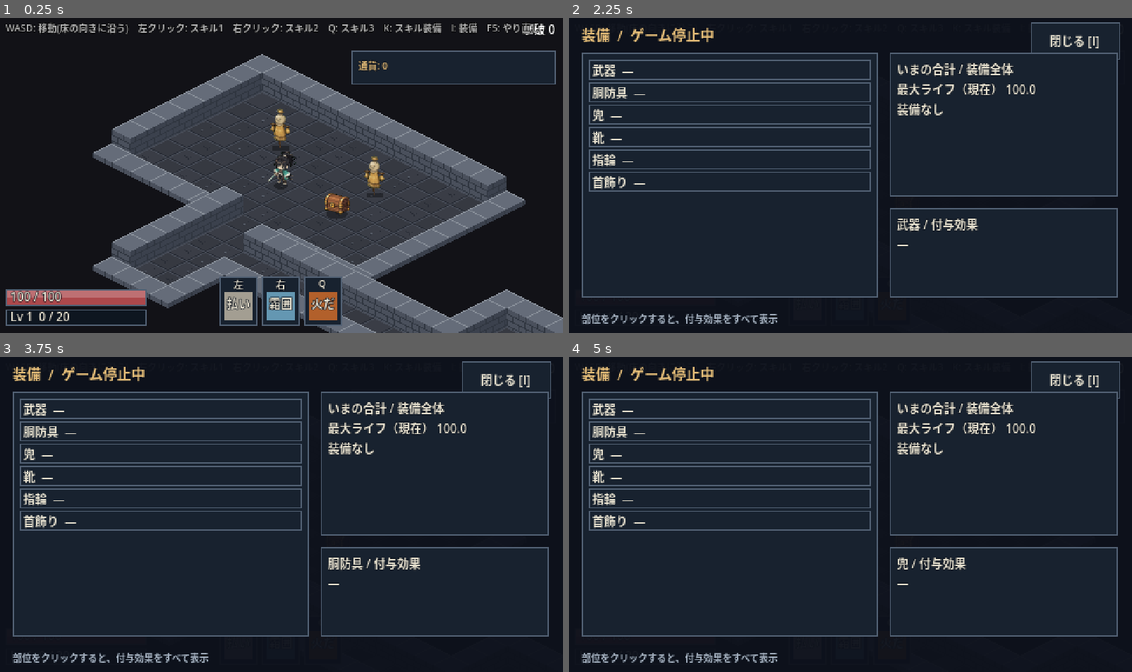
Above: before the commit, frames 1-4 (two rows, left to right).
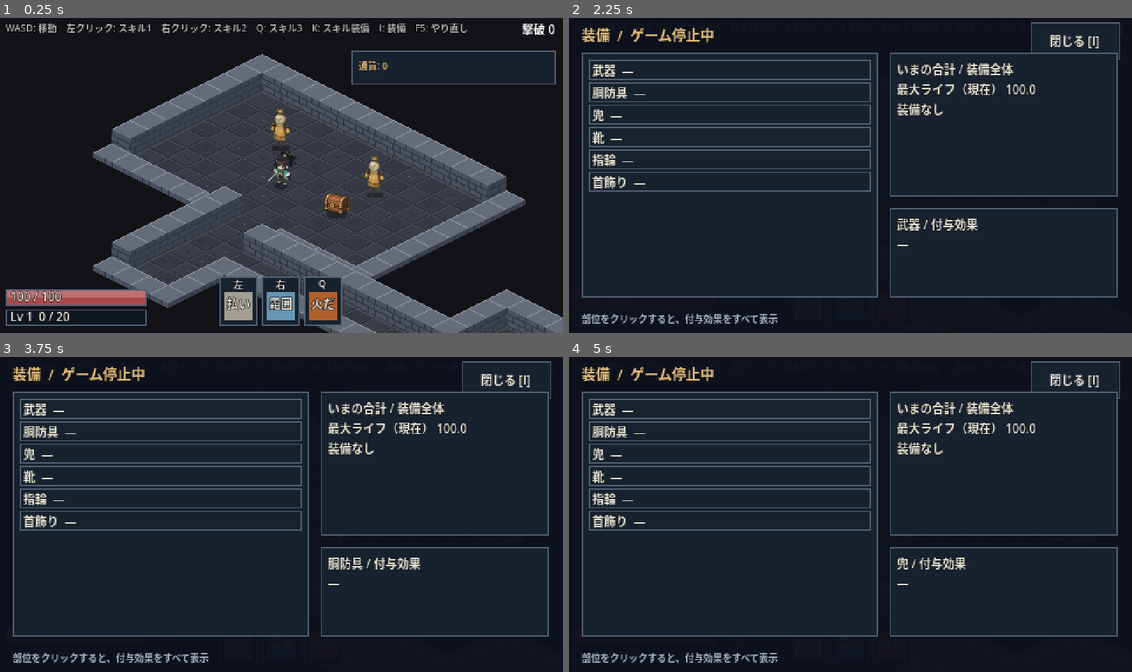
Above: after the commit, the same moments.

Repository: fururun/HackSla
Game: Godot game, scene res://scenes/main/main.tscn
Two runs of this game, one before a commit and one after it. Both use one fixed random seed, a clock stepped at 60 frames per second and the inputs below.
Inputs (mouse positions are in pixels of both pictures, inside the frame that each line leads up to):
- Up to frame 1 (0.25 s): no input
- Up to frame 2 (2.25 s): tap Enter at 0.5 s; move the mouse to (974, 159) at 0.52 s; hold D (move_right) 0.53-1.25 s; hold I (toggle_equip_screen) 0.53-1.25 s; click (974, 159) at 0.67 s; click "閉じる [I]" at 1.25 s; tap F5 (restart_game) at 2 s; move the mouse to (737, 191) at 2.02 s; hold S (move_down) from 2.03 s (still down); tap I (toggle_equip_screen) at 2.1 s
- Up to frame 3 (3.75 s): release S (move_down) at 2.75 s; click "武器 —" at 2.75 s; click "胴防具 —" at 3.5 s
- Up to frame 4 (5 s): click "兜 —" at 4.25 s

The runs differ from the first frame. In frame 1, 1.4% of the frame differs, in the area x 10-96%, y 1-6%; in frame 2, less than 0.1%; in frame 3, less than 0.1%; in frame 4, less than 0.1%.

Commit message:
Revert "移動を床のマスの向きに沿わせる(W=右上、D=右下、S=左下、A=左上)"
This reverts commit 429d59060514ebfdd644c19e8e3010463485617d.

Diff:
--- a/scripts/main/main.gd
+++ b/scripts/main/main.gd
@@ -128,7 +128,7 @@
 	var layer := CanvasLayer.new()
 	add_child(layer)
 	var help := Label.new()
-	help.text = "WASD: 移動(床の向きに沿う)　左クリック: スキル1　右クリック: スキル2　Q: スキル3　K: スキル装備　I: 装備　F5: やり直し"
+	help.text = "WASD: 移動　左クリック: スキル1　右クリック: スキル2　Q: スキル3　K: スキル装備　I: 装備　F5: やり直し"
 	help.position = Vector2(6, 4)
 	help.add_theme_font_size_override("font_size", 8)
 	help.add_theme_color_override("font_color", Color(1, 1, 1, 0.7))
--- a/scripts/player/player.gd
+++ b/scripts/player/player.gd
@@ -36,10 +36,10 @@
 		queue_redraw()
 		return
 	var input := Input.get_vector("move_left", "move_right", "move_up", "move_down")
-	velocity = Player.velocity_for(input)
+	velocity = input * MOVE_SPEED
 	move_and_slide()
 	if input != Vector2.ZERO and _swing_t <= 0.0:
-		facing = Facing.dir8(velocity)
+		facing = Facing.dir8(input)
 
 	if _swing_t > 0.0:
 		_swing_t -= delta
@@ -48,15 +48,6 @@
 		if Input.is_action_pressed("skill_%d" % slot):
 			use_skill(slot, aim_target())
 	queue_redraw()
-
-
-## 操作の入力（key：右が +x、下が +y）から、画面上の速度を作る。
-## 床のマスは斜め（ひし形）に並んでいるので、キーは床の軸に沿って動く：
-## W=右上、D=右下、S=左下、A=左上。W+D で真右、のように2つ押すと画面の上下左右にも動ける。
-## 速さは、どの向きでも地面の上で同じ（地面の距離は縦を2倍にして測る）。
-static func velocity_for(key: Vector2) -> Vector2:
-	var screen := Vector2(key.x - key.y, (key.x + key.y) * 0.5)
-	return screen * (MOVE_SPEED / sqrt(2.0))
 
 
 ## スキルを出す向き：近くに敵がいれば、いちばん近い敵のほう。いなければ、キャラクターが向いている方向（8方向）。
--- a/tests/test_main_flow.gd
+++ b/tests/test_main_flow.gd
@@ -28,27 +28,6 @@
 	player.facing = 0  # 右向き
 	t.check(player.aim_target().x > player.global_position.x and is_equal_approx(player.aim_target().y, player.global_position.y), "右向きなら真横に狙う")
 	main.queue_free()
-
-
-func test_movement_follows_the_floor_axes() -> void:
-	# 床のマスの向き：D=右下、A=左上、W=右上、S=左下（画面の斜め）
-	var east := Player.velocity_for(Vector2(1, 0))
-	t.check(east.x > 0.0 and east.y > 0.0 and is_equal_approx(east.y, east.x * 0.5), "D は右下（床の軸に沿う）")
-	var north := Player.velocity_for(Vector2(0, -1))
-	t.check(north.x > 0.0 and north.y < 0.0 and is_equal_approx(-north.y, north.x * 0.5), "W は右上")
-	var west := Player.velocity_for(Vector2(-1, 0))
-	t.check(west.x < 0.0 and west.y < 0.0, "A は左上")
-	var south := Player.velocity_for(Vector2(0, 1))
-	t.check(south.x < 0.0 and south.y > 0.0, "S は左下")
-	# 2つ押すと、画面の上下左右
-	t.check_eq(snappedf(Player.velocity_for(Vector2(1, -1).normalized()).y, 0.001), 0.0, "W+D は真横（右）")
-	t.check(Player.velocity_for(Vector2(1, -1).normalized()).x > 0.0, "W+D は右向き")
-	t.check_eq(snappedf(Player.velocity_for(Vector2(1, 1).normalized()).x, 0.001), 0.0, "S+D は真下")
-	# 地面の上での速さは、どの向きでも同じ
-	var base := Iso.ground_distance(Vector2.ZERO, Player.velocity_for(Vector2(1, 0)))
-	for key: Vector2 in [Vector2(0, -1), Vector2(-1, 0), Vector2(0, 1), Vector2(1, -1).normalized(), Vector2(1, 1).normalized(), Vector2(-1, 1).normalized(), Vector2(-1, -1).normalized()]:
-		t.check(absf(Iso.ground_distance(Vector2.ZERO, Player.velocity_for(key)) - base) < 0.01, "地面の速さが同じ: %s" % str(key))
-	t.check(absf(base - Player.MOVE_SPEED) < 0.01, "地面の速さは MOVE_SPEED")
 
 
 func test_skills_turn_toward_a_nearby_enemy() -> void:
Not shown, changed: docs/concept.md
